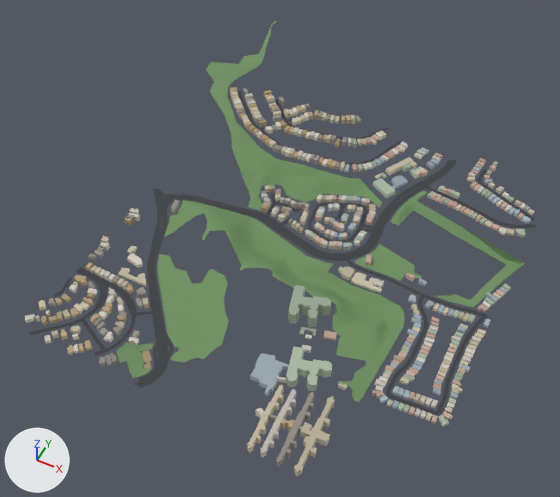
The glTF model public/tiles/tile_7_16.glb: old version first, new version second.
Both versions are drawn from a camera (50 mm lens) standing at (-738.0, -5269.0, 1368.0) and looking at (-1254.0, -4237.0, 79.0). The axes (+X, +Y, +Z) are drawn at lower left. The lights are the same throughout. The first picture is the older version. Where no turn or scale is listed for an object, it has been applied to the vertices.

The first picture shows 'bld_7_16', 'grn_7_16', 'road_7_16'.
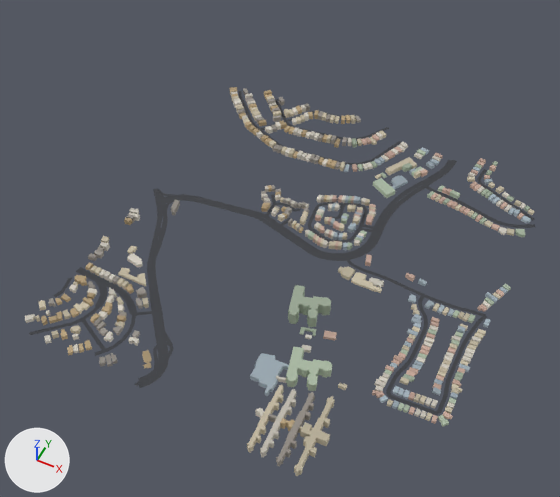
Where the change shows, as pixel boxes [x1, y1, x2, y2] in the pictures (560 x 497 px):
'grn_7_16', deleted (green): before [116, 21, 525, 402]

The change, as a list of edits to the scene's bpy script:
```text
Remove ob_grn_7_16:
    ob_grn_7_16 = bpy.data.objects.new('grn_7_16', me_grn_7_16)
    ob_grn_7_16.location = (-1237.0, -4091.0, 151.0)
```
